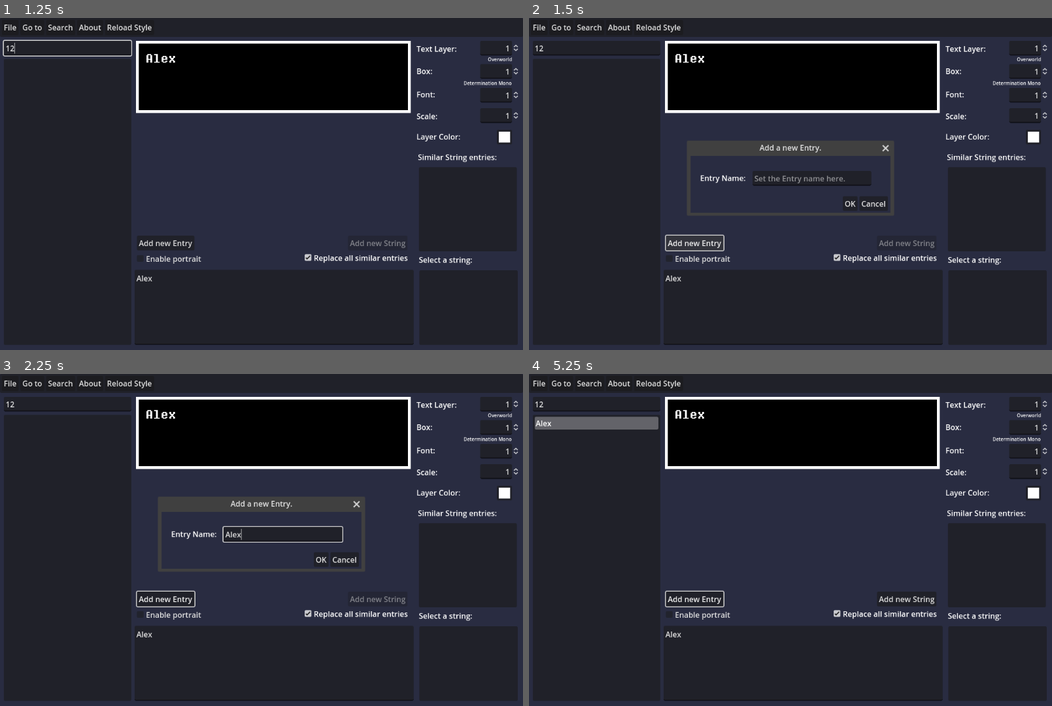
Above: before the commit, frames 1-4 (two rows, left to right).
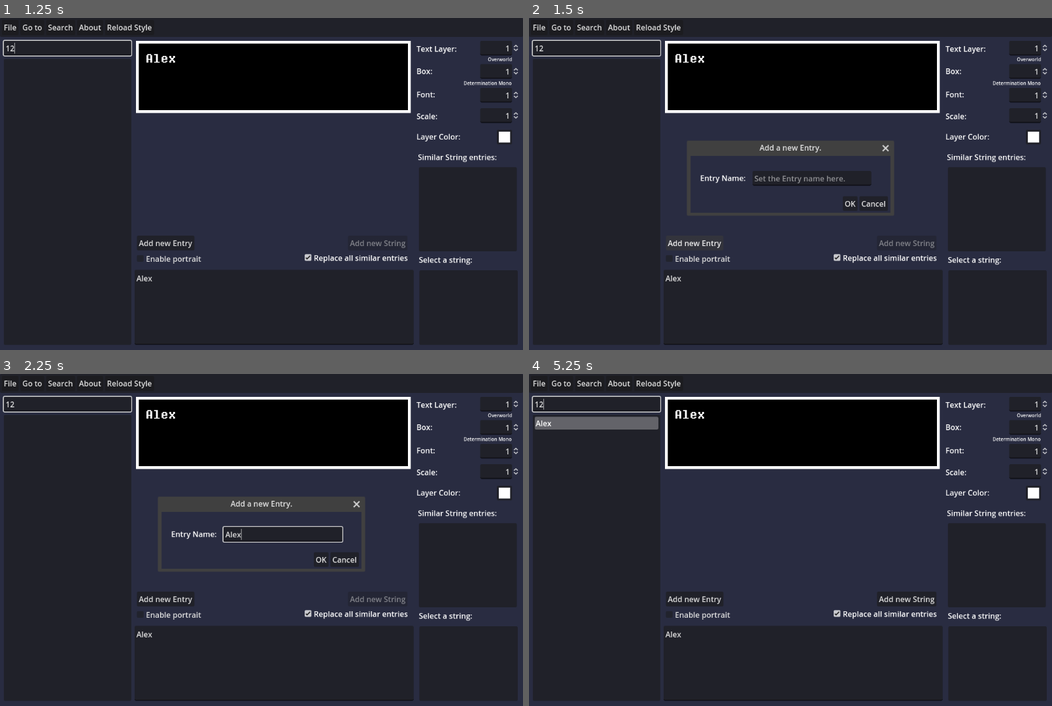
Above: after the commit, the same moments.

Repository: ryi3r/DialogueHelper
Game: Godot game, scene res://Main.tscn
Two runs of this game, one before a commit and one after it. Both use one fixed random seed, a clock stepped at 60 frames per second and the inputs below.
Inputs (mouse positions are in pixels of both pictures, inside the frame that each line leads up to):
- Up to frame 1 (1.25 s): click (271, 306) at 0.52 s; type "Alex" at 0.6 s; click (67, 47) at 0.75 s; type "12" at 0.83 s
- Up to frame 2 (1.5 s): click "Add new Entry" at 1.25 s
- Up to frame 3 (2.25 s): click (282, 533) at 2.02 s; type "Alex" at 2.1 s
- Up to frame 4 (5.25 s): click "Add new Entry" at 2.75 s; click "Go to" at 3.5 s; click "Go to" at 4.25 s; click "OK" at 5 s

Frame 1 is identical in both runs. In frame 2, 0.3% of the frame differs, in the area x 0-38%, y 6-71%; in frame 3, 0.3%; in frame 4, 0.3%.

Commit message:
Change focus points + Optimize a bit

Diff:
--- a/Main.tscn
+++ b/Main.tscn
@@ -121,6 +121,7 @@
 offset_top = -72.0
 offset_right = 126.0
 offset_bottom = -41.0
+focus_mode = 0
 text = "Add new Entry"
 
 [node name="AddString" type="Button" parent="DialogueEdit"]
@@ -129,6 +130,7 @@
 offset_top = -72.0
 offset_right = 574.0
 offset_bottom = -41.0
+focus_mode = 0
 text = "Add new String"
 
 [node name="DisplaySettings" type="Control" parent="."]
@@ -155,7 +157,6 @@
 offset_top = -5.0
 offset_right = 217.063
 offset_bottom = 26.0
-focus_mode = 1
 min_value = 1.0
 value = 1.0
 rounded = true
@@ -174,7 +175,6 @@
 offset_top = -3.0
 offset_right = 217.063
 offset_bottom = 28.0
-focus_mode = 1
 min_value = 1.0
 value = 1.0
 rounded = true
@@ -232,7 +232,6 @@
 offset_top = -5.0
 offset_right = 217.063
 offset_bottom = 26.0
-focus_mode = 1
 step = 0.01
 value = 1.0
 alignment = 2
@@ -251,7 +250,7 @@
 offset_top = -3.0
 offset_right = 201.0
 offset_bottom = 28.0
-focus_mode = 1
+focus_mode = 0
 color = Color(1, 1, 1, 1)
 edit_alpha = false
 
@@ -269,6 +268,7 @@
 offset_top = 86.0
 offset_right = 276.0
 offset_bottom = 688.0
+focus_mode = 0
 allow_reselect = true
 
 [node name="StringSelector" type="Label" parent="."]
@@ -285,6 +285,7 @@
 offset_top = 34.0
 offset_right = 208.0
 offset_bottom = 191.0
+focus_mode = 0
 allow_reselect = true
 
 [node name="SimilarEntries" type="Label" parent="."]
@@ -301,6 +302,7 @@
 offset_top = 33.0
 offset_right = 208.0
 offset_bottom = 210.0
+focus_mode = 0
 
 [connection signal="pressed" from="Panel/MenuBar/Container/GoTo" to="." method="open_go_to_menu"]
 [connection signal="pressed" from="Panel/MenuBar/Container/Search" to="." method="open_search_menu"]
--- a/Scripts/MainNode.gd
+++ b/Scripts/MainNode.gd
@@ -39,6 +39,7 @@
 
 var last_thread: Thread = null
 var last_sthread: Thread = null
+var last_size := Vector2i.ZERO
 
 func _ready() -> void:
 	tree.root.min_size = Vector2(1100, 700)
@@ -75,20 +76,21 @@
 	update_font(current_font_id)
 
 func _process(_delta: float) -> void:
-	panel.size.x = tree.root.size.x
-	display_settings.position.x = tree.root.size.x - (1100 - 876)
-
-	string_selector_parent.position.x = tree.root.size.x - (1100 - 881)
-	similar_entries_parent.position.x = tree.root.size.x - (1100 - 879)
-	#string_selector_parent.position.y = tree.root.size.y - (700 - 497)
-	box.size.x = tree.root.size.x - (1100 - 580)
-	box.size.y = tree.root.size.y - (700 - 400)
-	dialogue_edit.position.y = tree.root.size.y - (700 - 530)
-	dialogue_edit.size.x = tree.root.size.x - (1100 - 587)
-	add_string.position.x = (dialogue_edit.size.x - 587) + 449
-	replace_similar.position.x = (dialogue_edit.size.x - 587) + 353
-	dialogue_selector.size.y = tree.root.size.y - (700 - 602)
-	string_selector.size.y = tree.root.size.y - (700 - 157)
+	if last_size != tree.root.size:
+		last_size = tree.root.size
+		panel.size.x = tree.root.size.x
+		display_settings.position.x = tree.root.size.x - (1100 - 876)
+
+		string_selector_parent.position.x = tree.root.size.x - (1100 - 881)
+		similar_entries_parent.position.x = tree.root.size.x - (1100 - 879)
+		box.size.x = tree.root.size.x - (1100 - 580)
+		box.size.y = tree.root.size.y - (700 - 400)
+		dialogue_edit.position.y = tree.root.size.y - (700 - 530)
+		dialogue_edit.size.x = tree.root.size.x - (1100 - 587)
+		add_string.position.x = (dialogue_edit.size.x - 587) + 449
+		replace_similar.position.x = (dialogue_edit.size.x - 587) + 353
+		dialogue_selector.size.y = tree.root.size.y - (700 - 602)
+		string_selector.size.y = tree.root.size.y - (700 - 157)
 
 	current_font_node.max_value = Handle.font_data.size()
 	current_box_node.max_value = Handle.box_data.size()
@@ -99,26 +101,21 @@
 		current_layer = int(current_layer_node.value) - 1
 		current_color_node.color = Handle.layer_colors[current_layer]
 		dialogue_edit.text = Handle.layer_strings[current_layer]
-	var _item: String = ""
 	if current_font_node.value - 1 != current_font_id:
 		update_font(int(current_font_node.value - 1))
 		if dialogue_selector.get_selected_items().size() > 0:
-			_item = dialogue_selector.get_item_text(dialogue_selector.get_selected_items()[0])
+			var _item := dialogue_selector.get_item_text(dialogue_selector.get_selected_items()[0])
 			if Handle.strings.has(_item):
 				Handle.strings[_item][string_selector.get_selected_items()[0]].font_style = current_font_id
 	if current_box_node.value - 1 != current_box:
 		update_box(int(current_box_node.value - 1))
 		if dialogue_selector.get_selected_items().size() > 0:
-			_item = dialogue_selector.get_item_text(dialogue_selector.get_selected_items()[0])
+			var _item := dialogue_selector.get_item_text(dialogue_selector.get_selected_items()[0])
 			if Handle.strings.has(_item):
 				Handle.strings[_item][string_selector.get_selected_items()[0]].box_style = current_box
 	if current_scale_node.value != Handle.visual_scale:
 		Handle.is_modified = true
 		Handle.visual_scale = current_scale_node.value
-		if dialogue_selector.get_selected_items().size() > 0:
-			_item = dialogue_selector.get_item_text(dialogue_selector.get_selected_items()[0])
-			if Handle.strings.has(_item):
-				Handle.strings[_item][string_selector.get_selected_items()[0]].font_scale = current_scale_node.value
 		box.handle.queue_redraw()
 		box.spr.scale = Vector2(Handle.visual_scale, Handle.visual_scale)
 		var _f := FileAccess.open("user://scale.txt", FileAccess.WRITE)
@@ -134,7 +131,7 @@
 		Handle.is_modified = true
 		Handle.layer_colors[current_layer] = current_color_node.color
 	if dialogue_selector.get_selected_items().size() > 0:
-		_item = dialogue_selector.get_item_text(dialogue_selector.get_selected_items()[0])
+		var _item := dialogue_selector.get_item_text(dialogue_selector.get_selected_items()[0])
 		if Handle.strings.has(_item):
 			var _s := string_selector.get_selected_items()
 			var _i := _s[0] if _s.size() > 0 else 0
@@ -444,7 +441,7 @@
 			if Handle.strings.has(_item[0]):
 				change_to(_item[0], int(_item[1]) - 1)
 				string_selector.clear()
-				for _stri: IUserGlyph in Handle.strings[_item[0]]:
+				for _stri: IStringContainer in Handle.strings[_item[0]]:
 					string_selector.add_item(str(_stri.layer_strings[0]))
 				string_selector.select(int(_item[1]) - 1)
 				string_selector.ensure_current_is_visible()
@@ -453,7 +450,7 @@
 						dialogue_selector.select(_i)
 						dialogue_selector.ensure_current_is_visible()
 						break
-			Handle.goto_window.queue_free()
+		Handle.goto_window.queue_free()
 	)
 
 func entry_search_text_changed(_t: String) -> void:
--- a/Scripts/Subwindows/Box.gd
+++ b/Scripts/Subwindows/Box.gd
@@ -17,8 +17,11 @@
 	scale = Vector2.ZERO
 	if !Handle.box_data.is_empty() && current_box < Handle.box_data.size():
 		var box: IBox = Handle.box_data[current_box]
-		spr.texture = box.texture
+		if spr.texture != box.texture:
+			spr.texture = box.texture
 		supports_portrait = box.supports_portrait
 		dialogue_offset = box.dialogue_offset
 		portrait_offset = box.portrait_offset
-		scale = Vector2(box.scale, box.scale)
+		var _scale := Vector2(box.scale, box.scale)
+		if _scale != scale:
+			scale = _scale
--- a/Subwindows/AboutDh.tscn
+++ b/Subwindows/AboutDh.tscn
@@ -36,6 +36,7 @@
 offset_bottom = -10.0
 grow_horizontal = 0
 grow_vertical = 0
+focus_mode = 0
 text = "OK"
 
 [node name="Button2" type="Button" parent="."]
@@ -50,6 +51,7 @@
 offset_bottom = -10.0
 grow_horizontal = 0
 grow_vertical = 0
+focus_mode = 0
 text = "Open Repo"
 
 [connection signal="close_requested" from="." to="." method="_on_close_requested"]
--- a/Subwindows/AddEntry.tscn
+++ b/Subwindows/AddEntry.tscn
@@ -38,6 +38,7 @@
 offset_bottom = -4.0
 grow_horizontal = 0
 grow_vertical = 0
+focus_mode = 0
 text = "OK"
 
 [node name="CancelButton" type="Button" parent="."]
@@ -52,6 +53,7 @@
 offset_bottom = -4.0
 grow_horizontal = 0
 grow_vertical = 0
+focus_mode = 0
 text = "Cancel"
 
 [connection signal="close_requested" from="." to="." method="_on_close_requested"]
--- a/Subwindows/AddString.tscn
+++ b/Subwindows/AddString.tscn
@@ -38,6 +38,7 @@
 offset_bottom = -4.0
 grow_horizontal = 0
 grow_vertical = 0
+focus_mode = 0
 text = "OK"
 
 [node name="CancelButton" type="Button" parent="."]
@@ -52,6 +53,7 @@
 offset_bottom = -4.0
 grow_horizontal = 0
 grow_vertical = 0
+focus_mode = 0
 text = "Cancel"
 
 [connection signal="close_requested" from="." to="." method="_on_close_requested"]
--- a/Subwindows/AuthorInfo.tscn
+++ b/Subwindows/AuthorInfo.tscn
@@ -38,6 +38,7 @@
 offset_bottom = -4.0
 grow_horizontal = 0
 grow_vertical = 0
+focus_mode = 0
 text = "OK"
 
 [node name="CancelButton" type="Button" parent="."]
@@ -52,6 +53,7 @@
 offset_bottom = -4.0
 grow_horizontal = 0
 grow_vertical = 0
+focus_mode = 0
 text = "Cancel"
 
 [connection signal="close_requested" from="." to="." method="_on_close_requested"]
--- a/Subwindows/GitConflict.tscn
+++ b/Subwindows/GitConflict.tscn
@@ -22,6 +22,7 @@
 offset_bottom = -10.0
 grow_horizontal = 0
 grow_vertical = 0
+focus_mode = 0
 text = "Done"
 
 [node name="LabelConflict" type="Label" parent="."]
@@ -105,6 +106,7 @@
 offset_top = 135.0
 offset_right = 652.0
 offset_bottom = 166.0
+focus_mode = 0
 text = "Keep Git"
 
 [node name="ButtonOg" type="Button" parent="."]
@@ -112,6 +114,7 @@
 offset_top = 100.0
 offset_right = 652.0
 offset_bottom = 131.0
+focus_mode = 0
 text = "Keep Current"
 
 [connection signal="close_requested" from="." to="." method="_on_close_requested"]
--- a/Subwindows/GitConflictUnreplaced.tscn
+++ b/Subwindows/GitConflictUnreplaced.tscn
@@ -27,6 +27,7 @@
 offset_top = 150.0
 offset_right = 306.0
 offset_bottom = 181.0
+focus_mode = 0
 text = "Yes, I am aware of the consequences."
 
 [node name="CancelButton" type="Button" parent="."]
@@ -34,6 +35,7 @@
 offset_top = 190.0
 offset_right = 185.0
 offset_bottom = 221.0
+focus_mode = 0
 text = "No, I want to go back."
 
 [connection signal="close_requested" from="." to="." method="_on_close_requested"]
--- a/Subwindows/GoTo.tscn
+++ b/Subwindows/GoTo.tscn
@@ -32,6 +32,7 @@
 offset_top = -2.0
 offset_right = 544.0
 offset_bottom = 29.0
+focus_mode = 0
 text = "Go!"
 
 [connection signal="close_requested" from="." to="." method="_on_close_requested"]
--- a/Subwindows/Search.tscn
+++ b/Subwindows/Search.tscn
@@ -23,6 +23,7 @@
 offset_bottom = -9.0
 grow_horizontal = 0
 grow_vertical = 0
+focus_mode = 0
 text = "Search"
 
 [node name="SearchTypeLabel" type="Label" parent="."]
@@ -38,6 +39,7 @@
 offset_top = -3.0
 offset_right = 191.0
 offset_bottom = 28.0
+focus_mode = 0
 selected = 1
 item_count = 2
 popup/item_0/text = "Entry"
